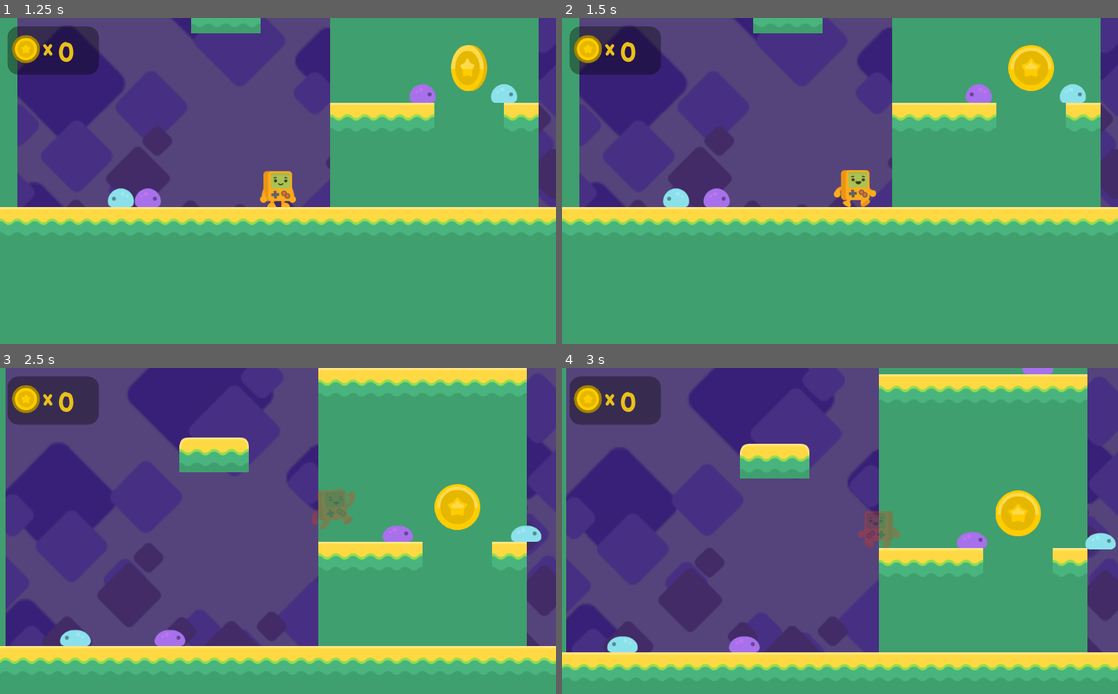
Above: before the commit, frames 1-4 (two rows, left to right).
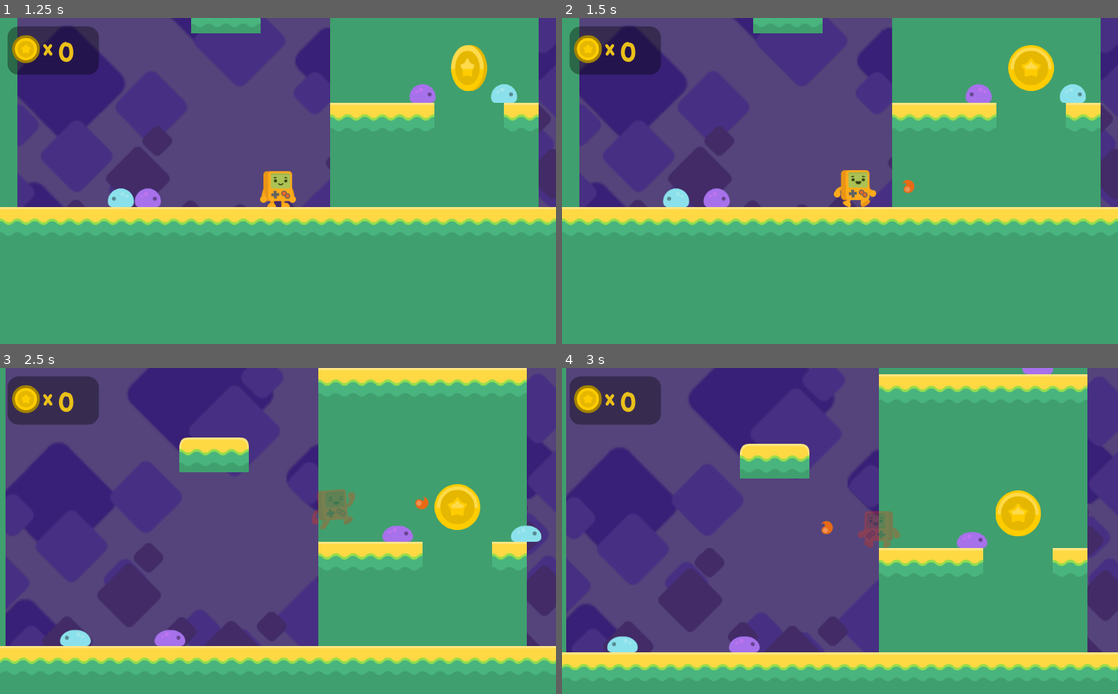
Above: after the commit, the same moments.

Repository: reuben-john/Godot-Platformer-Game
Game: Godot game, scene res://TitleMenu.tscn
Two runs of this game, one before a commit and one after it. Both use one fixed random seed, a clock stepped at 60 frames per second and the inputs below.
Inputs:
- Up to frame 1 (1.25 s): click "PLAY!" at 0.5 s
- Up to frame 2 (1.5 s): hold Right (right) from 1.28 s (still down); tap V (fire, bound only after the commit) at 1.35 s
- Up to frame 3 (2.5 s): keep holding Right (right); tap Space (jump) at 1.52, 2.27 s; tap Z (run) at 2.1 s; tap V (fire, bound only after the commit) at 2.3 s
- Up to frame 4 (3 s): release Right (right) at 2.78 s; hold Left (left) from 2.78 s (still down); tap V (fire, bound only after the commit) at 2.85 s

Frame 1 is identical in both runs. In frame 2, less than 0.1% of the frame differs, in the area x 61-64%, y 49-54%; in frame 3, less than 0.1%; in frame 4, 0.3%, in the area x 46-100%, y 46-56%.

Commit message:
Add fireball

Diff:
--- /dev/null
+++ b/Fireball.gd
@@ -0,0 +1,31 @@
+extends KinematicBody2D
+
+var velocity = Vector2()
+var direction = 1
+
+const SPEED = 800
+const GRAVITY = 22
+const BOUNCE = -300
+
+
+func _ready():
+	velocity.x = SPEED * direction
+
+func _physics_process(delta):
+	$Sprite.rotation_degrees += 25 * direction
+	velocity.y += GRAVITY
+
+	if is_on_wall():
+		queue_free()
+	if is_on_floor():
+		velocity.y = BOUNCE
+
+	velocity = move_and_slide(velocity, Vector2.UP)
+
+
+func _on_VisibilityNotifier2D_screen_exited():
+	queue_free()
+
+
+func _on_Timer_timeout():
+	$AudioStreamPlayer2D.play()
--- /dev/null
+++ b/Fireball.tscn
@@ -0,0 +1,35 @@
+[gd_scene load_steps=5 format=2]
+
+[ext_resource path="res://ASSETS/projectiles/fireball.png" type="Texture" id=1]
+[ext_resource path="res://Fireball.gd" type="Script" id=2]
+[ext_resource path="res://ASSETS/sounds/minimize_001.ogg" type="AudioStream" id=3]
+
+[sub_resource type="CircleShape2D" id=1]
+radius = 12.0
+
+[node name="Fireball" type="KinematicBody2D"]
+collision_layer = 32
+collision_mask = 2
+script = ExtResource( 2 )
+
+[node name="Sprite" type="Sprite" parent="."]
+texture = ExtResource( 1 )
+
+[node name="CollisionShape2D" type="CollisionShape2D" parent="."]
+shape = SubResource( 1 )
+
+[node name="VisibilityNotifier2D" type="VisibilityNotifier2D" parent="."]
+scale = Vector2( 10.3, 6.8 )
+
+[node name="Timer" type="Timer" parent="."]
+wait_time = 0.05
+one_shot = true
+autostart = true
+
+[node name="AudioStreamPlayer2D" type="AudioStreamPlayer2D" parent="."]
+stream = ExtResource( 3 )
+volume_db = -25.0
+pitch_scale = 0.8
+
+[connection signal="screen_exited" from="VisibilityNotifier2D" to="." method="_on_VisibilityNotifier2D_screen_exited"]
+[connection signal="timeout" from="Timer" to="." method="_on_Timer_timeout"]
--- a/Steve.gd
+++ b/Steve.gd
@@ -8,6 +8,7 @@
 const RUN_SPEED = SPEED * 1.7
 const GRAVITY = 35
 const JUMPFORCE = -900
+const FIREBALL = preload("res://Fireball.tscn")
 
 func _physics_process(delta):
 	match state:
@@ -20,11 +21,12 @@
 				velocity.x = lerp(velocity.x, SPEED, 0.1) if velocity.x <  SPEED else lerp(velocity.x, SPEED, 0.03)
 				$Sprite.flip_h = false;
 			elif Input.is_action_pressed("left"):
-				velocity.x = lerp(velocity.x, -SPEED, 0.1) if velocity.x < SPEED else lerp(velocity.x, -SPEED, 0.03)
+				velocity.x = lerp(velocity.x, -SPEED, 0.1) if velocity.x > -SPEED else lerp(velocity.x, -SPEED, 0.03)
 				$Sprite.flip_h = true;
 			else:
 				velocity.x = lerp(velocity.x, 0, 0.2)
 			move_and_fall()
+			fire()
 		States.FLOOR:
 			if not is_on_floor():
 				state = States.AIR
@@ -56,7 +58,17 @@
 				$SoundJump.play()
 				state = States.AIR
 			move_and_fall()
+			fire()
 
+
+func fire():
+	if Input.is_action_just_pressed("fire"):
+		var direction = 1 if not $Sprite.flip_h else -1
+		var f = FIREBALL.instance()
+		f.direction = direction
+		get_parent().add_child(f)
+		f.position.y = position.y
+		f.position.x = position.x + 25 * direction
 
 
 func move_and_fall():
--- a/enemy.gd
+++ b/enemy.gd
@@ -41,8 +41,11 @@
 
 
 func _on_sides_checker_body_entered(body):
-	print("ouch")
-	body.ouch(position.x)
+	if body.get_collision_layer() == 1:
+		body.ouch(position.x)
+	elif body.get_collision_layer() == 32:
+		body.queue_free()
+		queue_free()
 
 func _on_Timer_timeout():
 	queue_free()
--- a/enemy.tscn
+++ b/enemy.tscn
@@ -15,7 +15,7 @@
 
 [node name="enemy" type="KinematicBody2D"]
 collision_layer = 16
-collision_mask = 35
+collision_mask = 3
 script = ExtResource( 2 )
 
 [node name="AnimatedSprite" type="AnimatedSprite" parent="."]
@@ -35,7 +35,6 @@
 
 [node name="top_checker" type="Area2D" parent="."]
 collision_layer = 16
-collision_mask = 33
 
 [node name="CollisionShape2D" type="CollisionShape2D" parent="top_checker"]
 position = Vector2( 0, -17.5 )
--- a/project.godot
+++ b/project.godot
@@ -55,6 +55,11 @@
 "events": [ Object(InputEventKey,"resource_local_to_scene":false,"resource_name":"","device":0,"alt":false,"shift":false,"control":false,"meta":false,"command":false,"pressed":false,"scancode":90,"physical_scancode":0,"unicode":0,"echo":false,"script":null)
  ]
 }
+fire={
+"deadzone": 0.5,
+"events": [ Object(InputEventKey,"resource_local_to_scene":false,"resource_name":"","device":0,"alt":false,"shift":false,"control":false,"meta":false,"command":false,"pressed":false,"scancode":86,"physical_scancode":0,"unicode":0,"echo":false,"script":null)
+ ]
+}
 
 [layer_names]
 
Binary file added: ASSETS/projectiles/fireball.png
Not shown, added: ASSETS/projectiles/fireball.png.import
